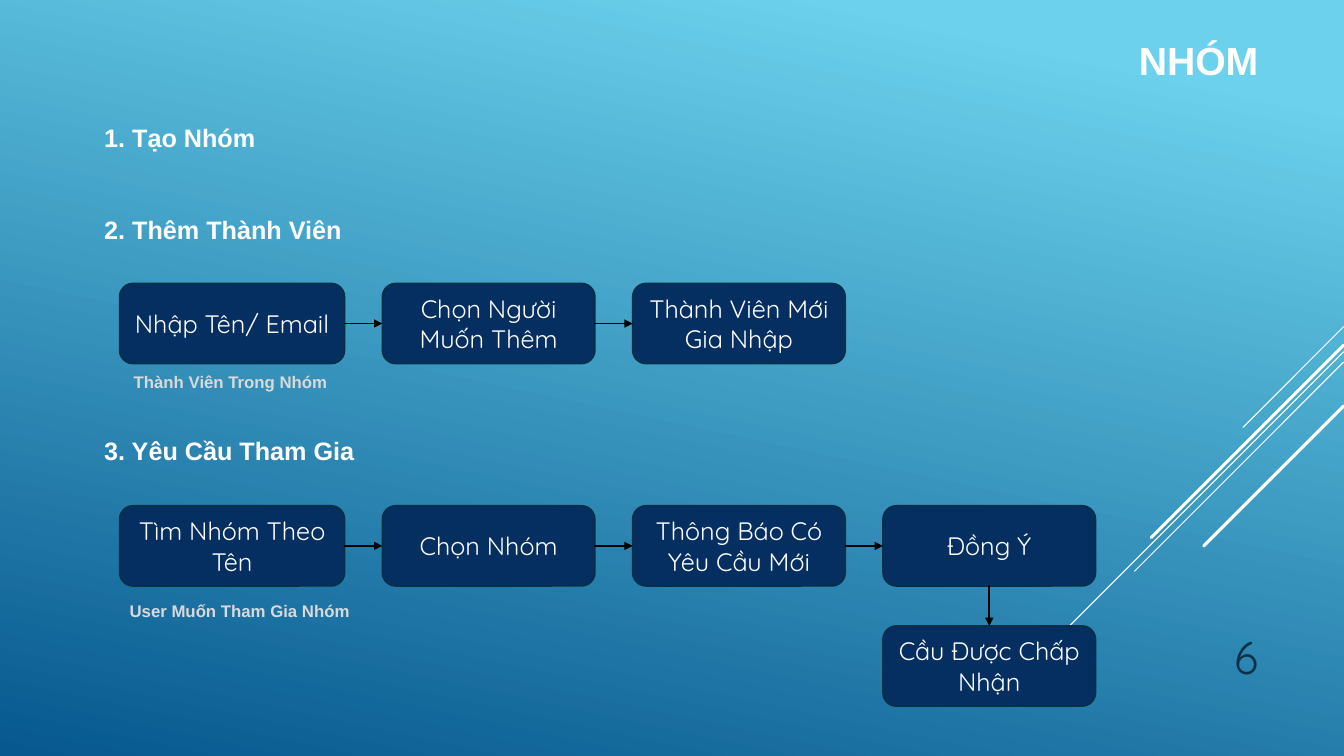
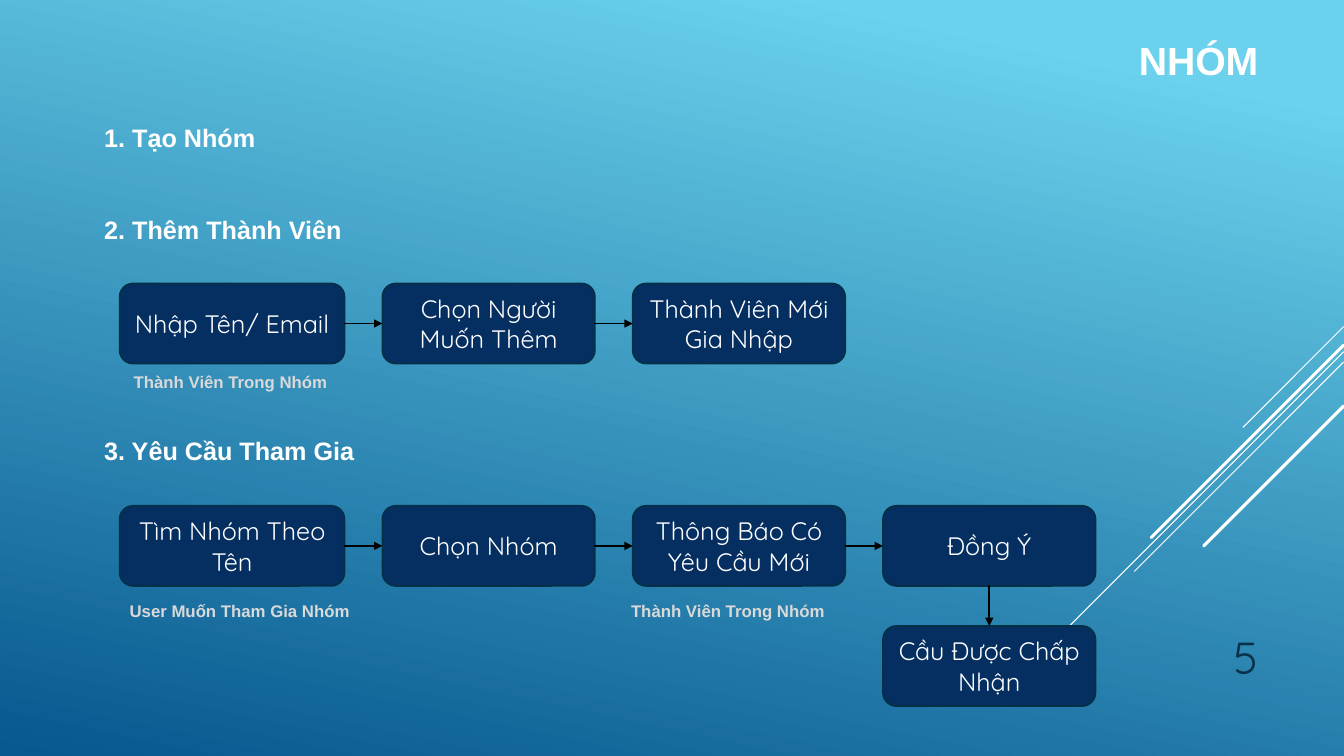
Before and after one commit to quangdat99/btl, a slide deck: slide 5 of Slide.pptx (slide 6 before the commit). Drawn at 1344x756 pixels with LibreOffice and Linux fonts; fonts in the diff are those of the drawing. Boxes give left, top, right and bottom in pixels: in the first picture for what was removed or moved away, otherwise in the second. Text is boxed around its words. In the diff, an @@ line names an element or a change of style, - is before the commit and + after.

```diff
--- a/Slide.pptx
+++ b/Slide.pptx
@@ text added at (631,604,825,621), 12 pt, text #D9D9D9, bold @@
+Thành Viên Trong Nhóm
@@ page number at (1234,643,1259,674): text changed @@
-6
+5
```
Also in this commit, not shown: 1 other slide changed, 19 other files.
